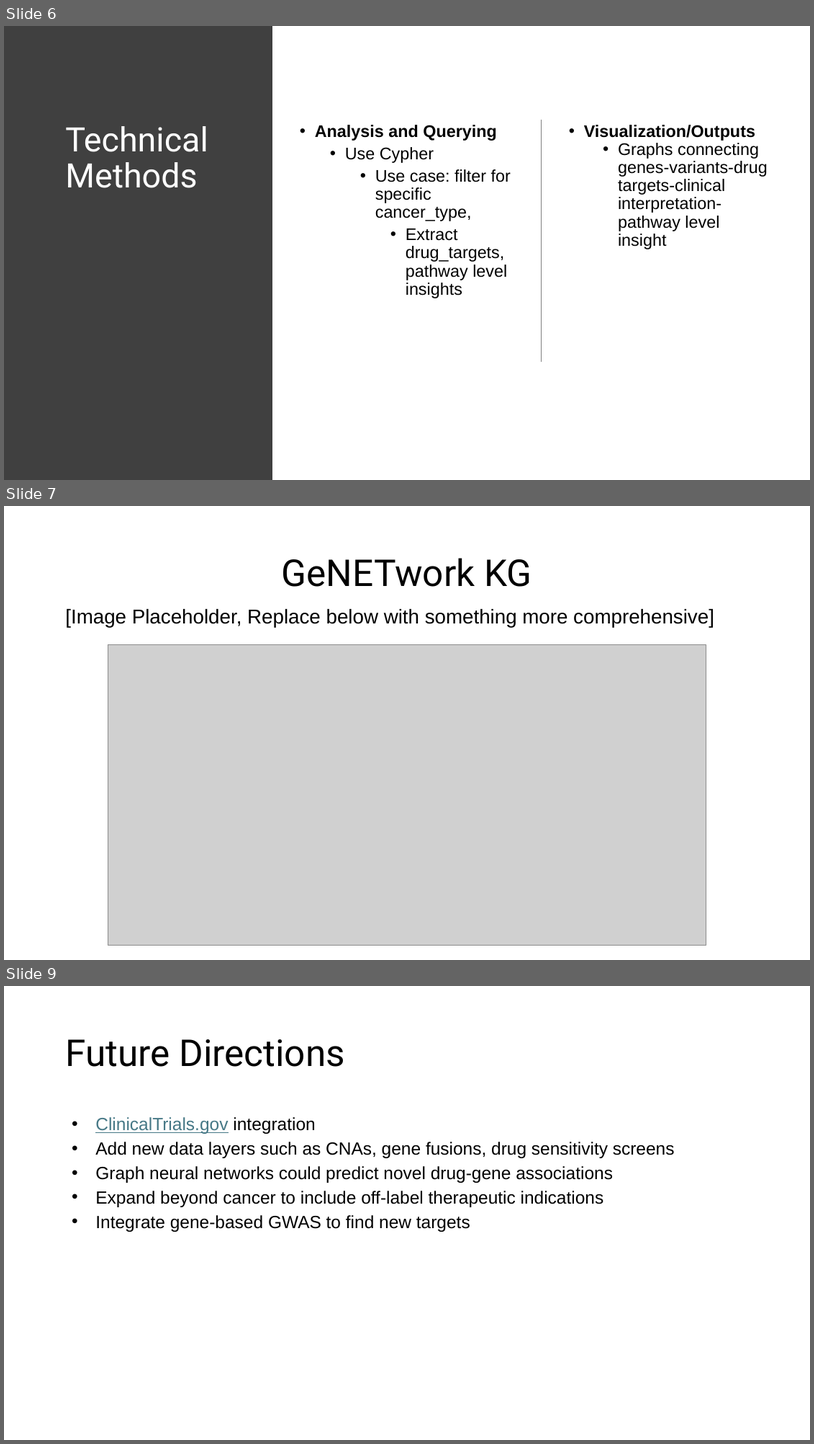
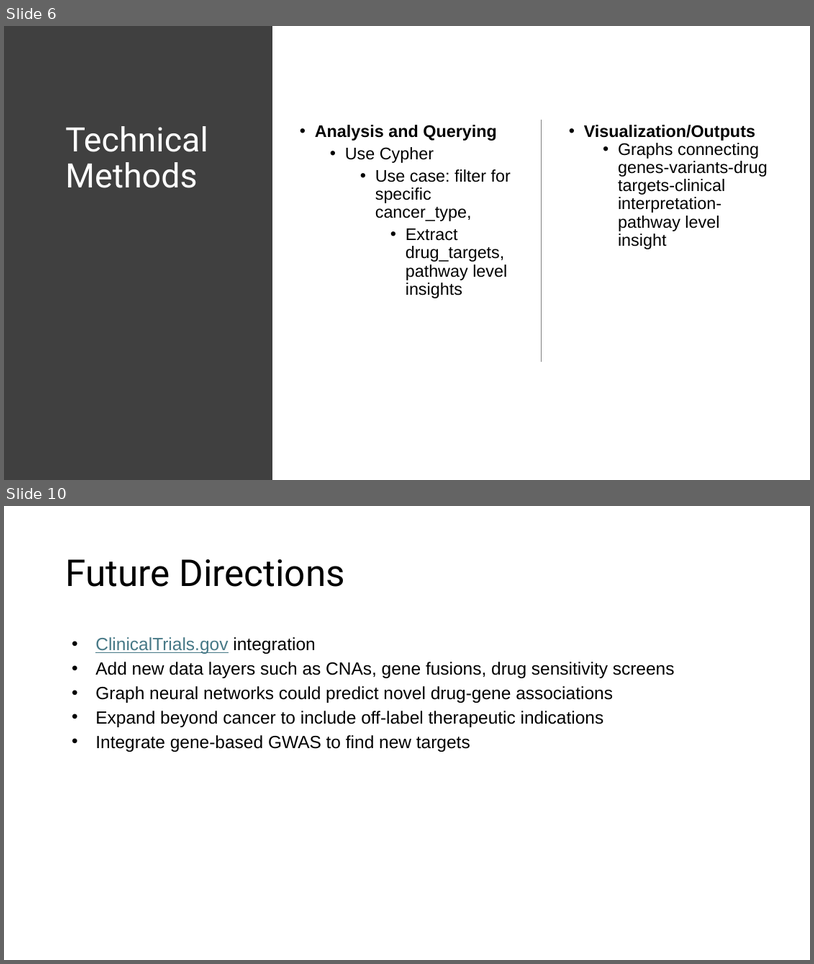
Before and after one commit to collaborativebioinformatics/GeNETwork, a slide deck: Presentation/FinalPresentation_Template.pptx. Shown one above the other, each under a label of ours: slides 6, 7 and 9 before the commit, slides 6 and 10 after it; the slides between them are not shown. The pictures are 814x1444 and 814x964 pixels, drawn with LibreOffice and Linux fonts; fonts in the diff are those of the drawing; grey boxes stand for pictures. Boxes give left, top, right and bottom in pixels: in the first picture for what was removed or moved away, otherwise in the second. Text is boxed around its words. In the diff, an @@ line names an element or a change of style, - is before the commit and + after.

```diff
--- a/Presentation/FinalPresentation_Template.pptx
+++ b/Presentation/FinalPresentation_Template.pptx
@@ slide 7 removed at bbox=[4, 506, 810, 960], background #FFFFFF @@
@@ title removed at bbox=[282, 558, 532, 587] @@
-GeNETwork KG
@@ text removed at bbox=[65, 609, 715, 627] @@
-[Image Placeholder, Replace below with something more comprehensive]
@@ picture removed at bbox=[108, 644, 706, 945] @@
@@ what was slide 9 is now slide 10 @@
```
Also in this commit, not shown: 2 slides changed, 2 slides added, 2 other files.
